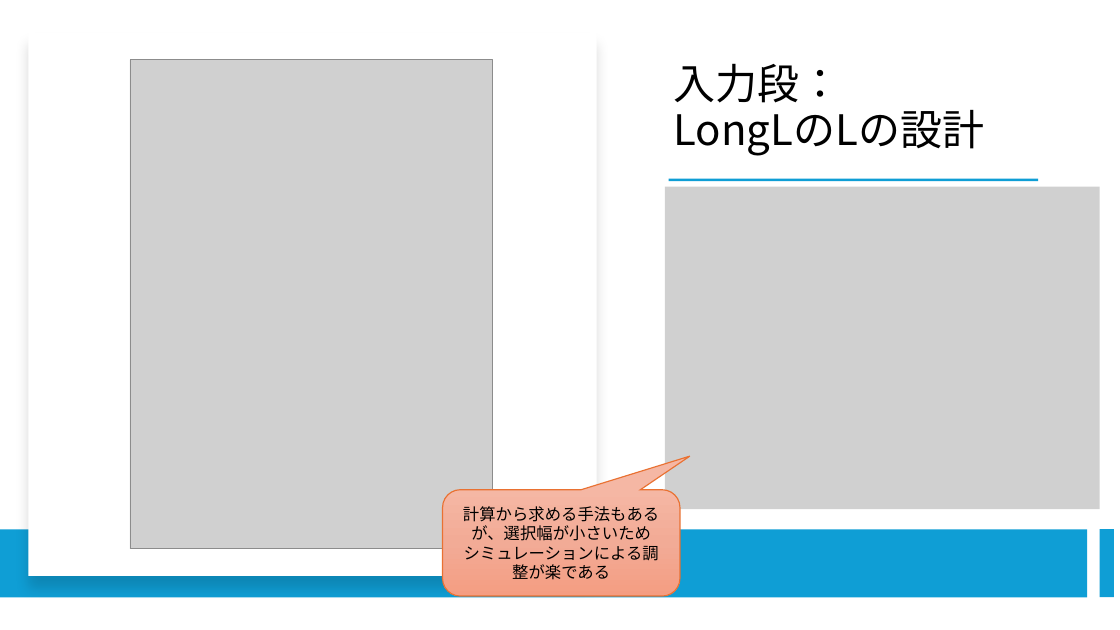
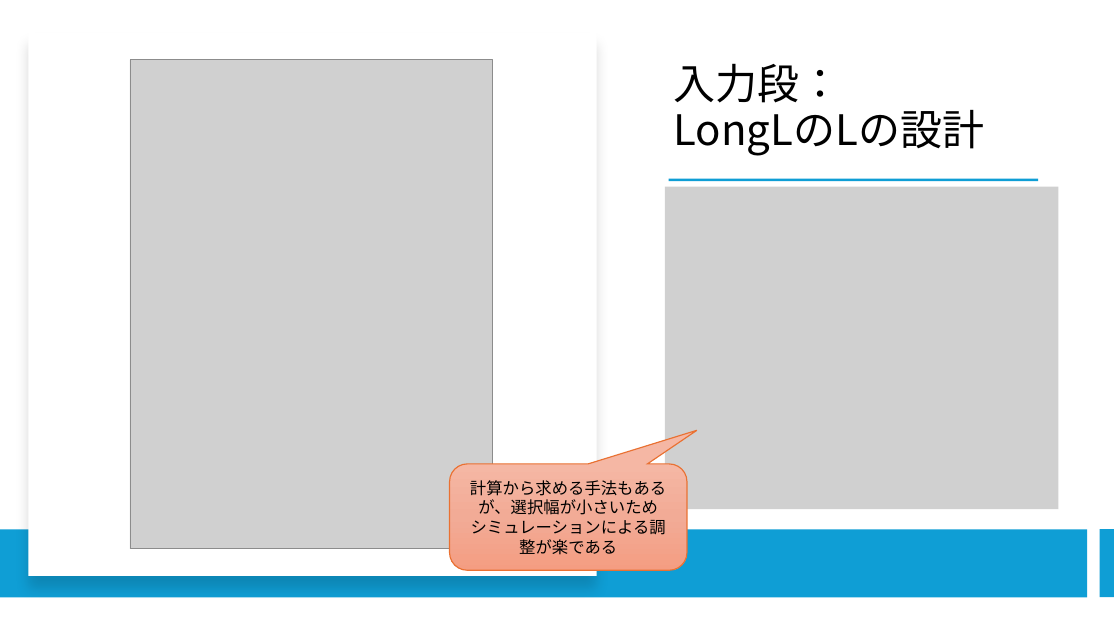
Before and after one commit to ishi-kai/openmpw-transistor-level-examples, a slide deck: slide 76 of SKY130/docs/SAR-ADC_SKY130.pptx. Drawn at 1120x630 pixels with LibreOffice and Linux fonts; fonts in the diff are those of the drawing; grey boxes stand for pictures. Boxes give left, top, right and bottom in pixels: in the first picture for what was removed or moved away, otherwise in the second. Text is boxed around its words. In the diff, an @@ line names an element or a change of style, - is before the commit and + after.

```diff
--- a/SKY130/docs/SAR-ADC_SKY130.pptx
+++ b/SKY130/docs/SAR-ADC_SKY130.pptx
@@ picture resized from (x1=665, y1=187, x2=1100, y2=509) to (x1=665, y1=187, x2=1059, y2=509) @@
@@ rounded speech box "計算から求める手法もあるが、選択幅が小さいため" moved from (x1=443, y1=490, x2=681, y2=597) to (x1=450, y1=464, x2=687, y2=571) @@
```
Also in this commit, not shown: 3 other slides changed, 1 other file.
